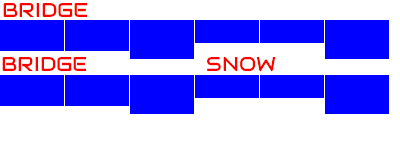
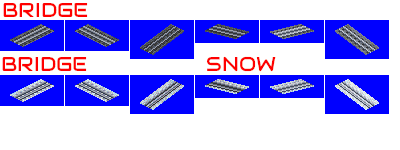
Layered file, before and after one edit (400 × 150). Changes by layer:
added layer "CITY" above "MTRO" over [10, 24, 379, 110]
